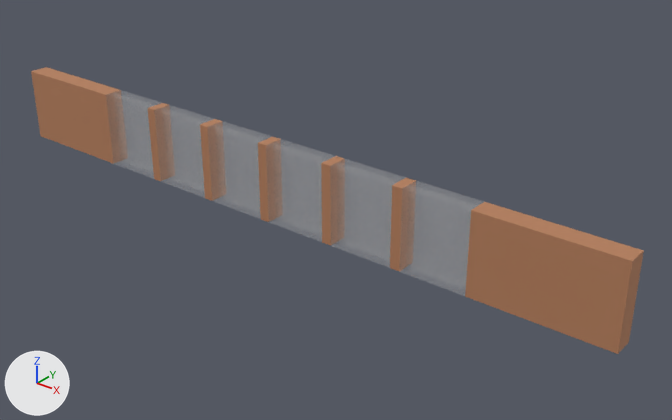
An edit to the Blender file public/assets/sensor-gate.blend, drawn before and after from the same camera.
Both versions are drawn from a 50 mm camera at (0.544, -0.312, 0.683) aimed at (0.055, 0.299, 0.305). The lights are fixed; the arrows at lower left show +X, +Y and +Z.

The first picture shows 'gate'.
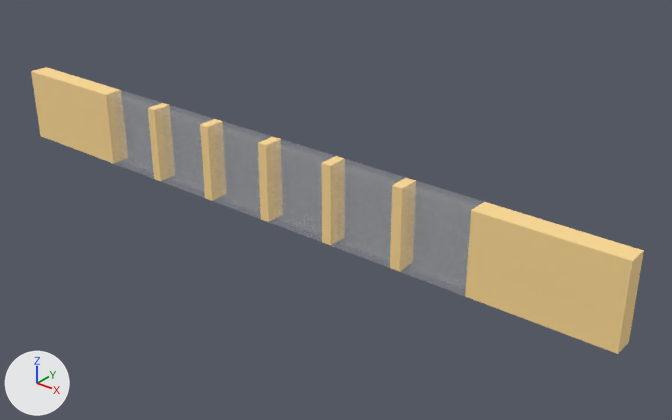
Pixel boxes (x1, y1, x2, y2) of what changed, in the pictures (672 x 420 px):
'gate', recoloured
    both: (31, 67, 644, 354)

Patch to the scene script:
```diff
--- a/public/assets/sensor-gate.blend.py
+++ b/public/assets/sensor-gate.blend.py
@@ mat_table @@
 mat_table = principled_material('table')
-mat_table.base_color = (0.491, 0.227, 0.117)  # orange #ba8360
+mat_table.base_color = (1.0, 0.708, 0.301)  # beige #ffdb95
 mat_table.metallic = 0.15
```
